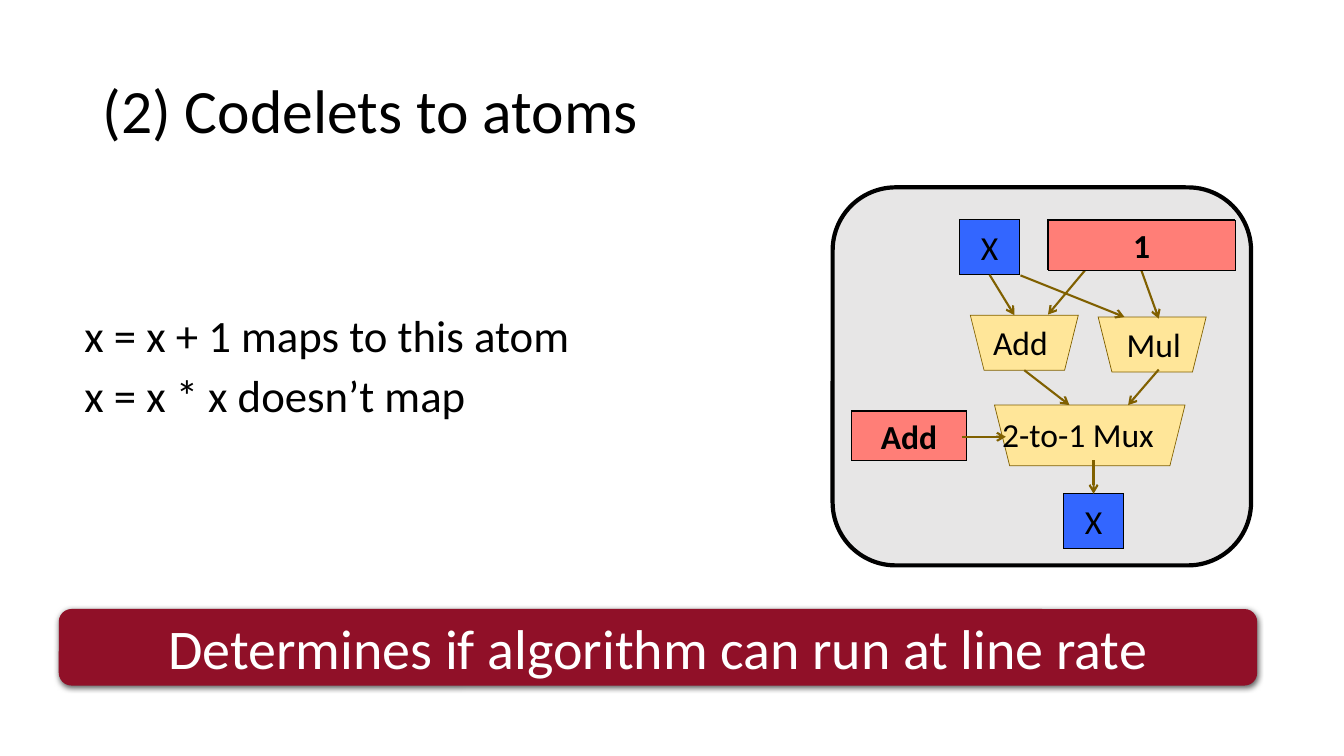
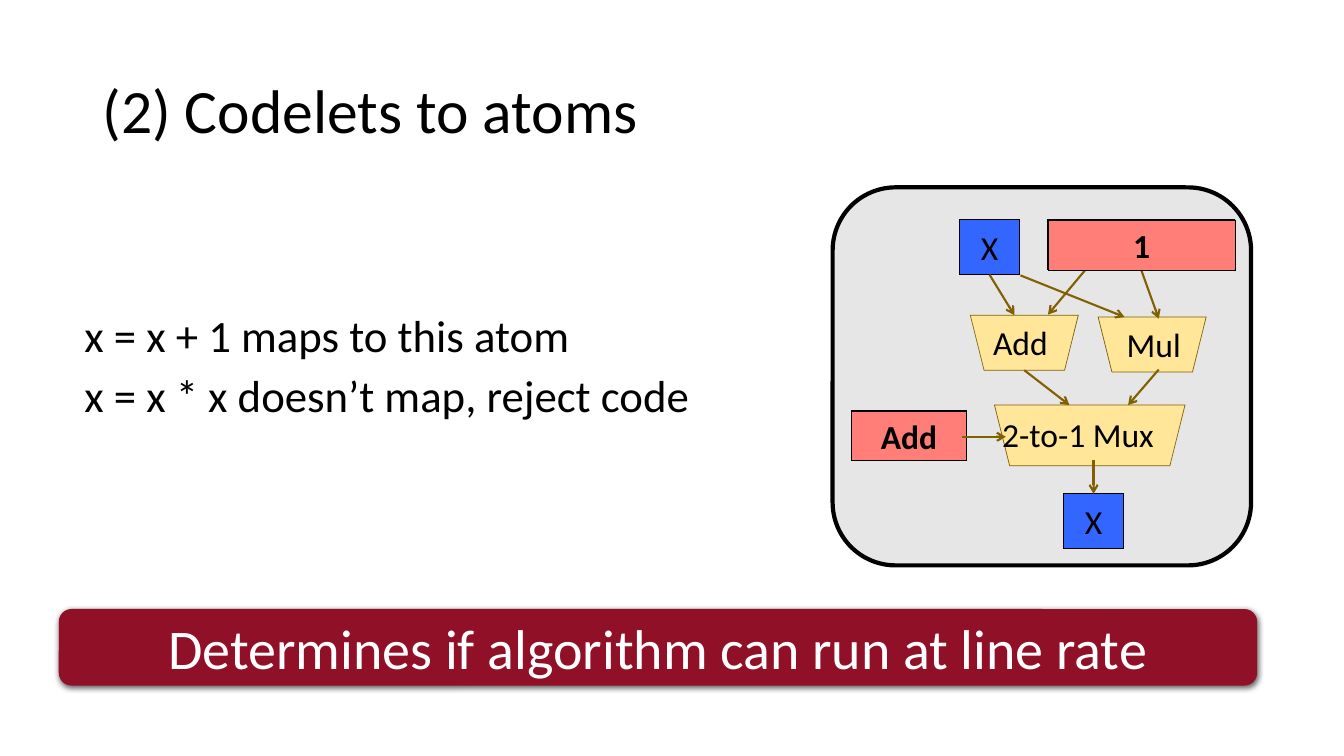
Before and after one commit to anirudhSK/pifo-domino-marple-ppts, a slide deck: slide 29 of combined_domino_pifo.pptx. Drawn at 1344x756 pixels with LibreOffice and Linux fonts; fonts in the diff are those of the drawing. Boxes give left, top, right and bottom in pixels: in the first picture for what was removed or moved away, otherwise in the second. Text is boxed around its words. In the diff, an @@ line names an element or a change of style, - is before the commit and + after.

```diff
--- a/combined_domino_pifo.pptx
+++ b/combined_domino_pifo.pptx
@@ text at box(84, 380, 689, 420): text changed @@
-x = x * x doesn’t map
+x = x * x doesn’t map, reject code
```
